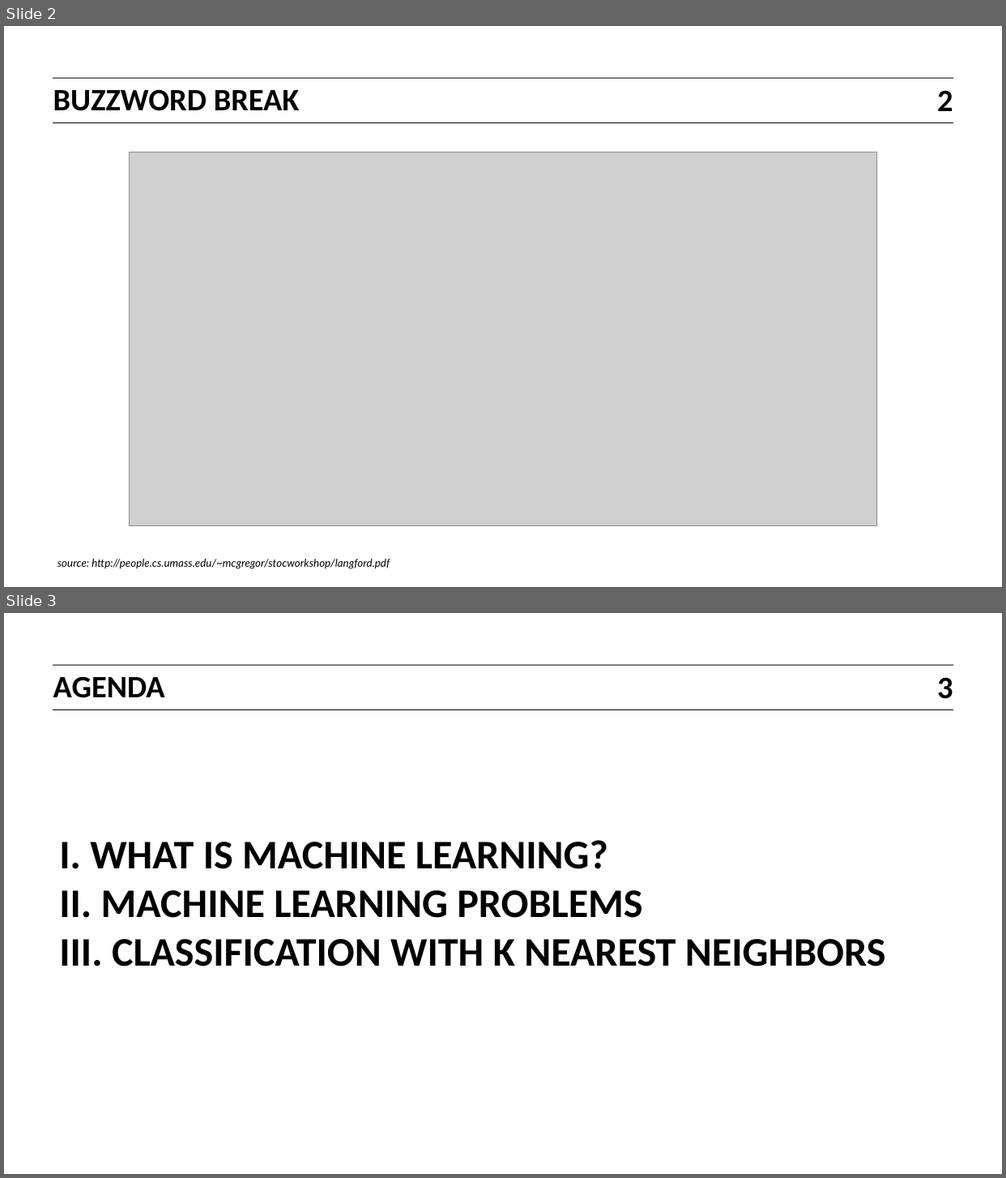
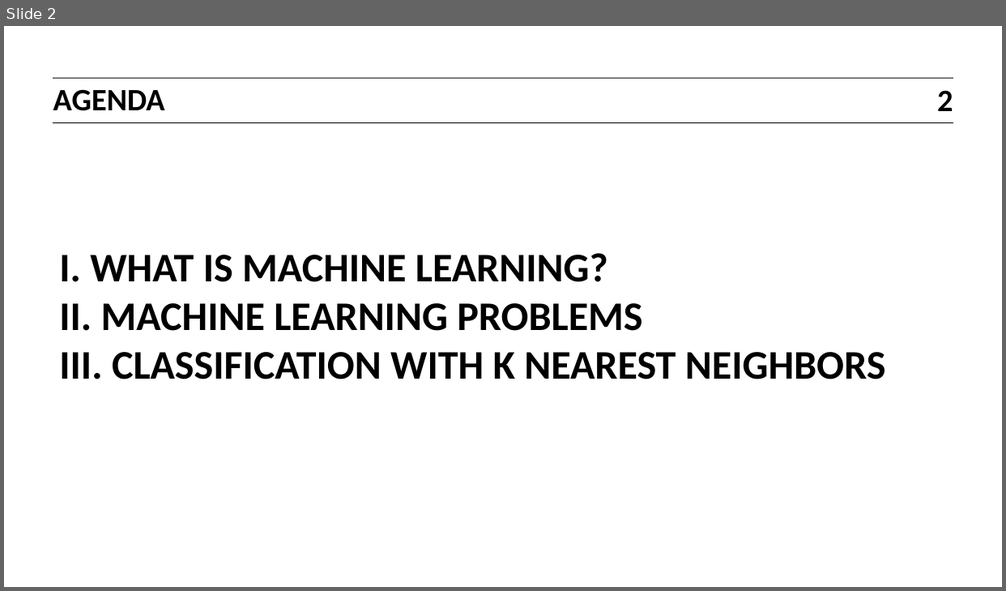
Before and after one commit to ajschumacher/gadsdc, a slide deck: 04-ML_KNN/slides.pptx. Shown one above the other, each under a label of ours: slides 2 and 3 before the commit, slide 2 after it. The pictures are 1006x1178 and 1006x591 pixels, drawn with LibreOffice and Linux fonts; fonts in the diff are those of the drawing; grey boxes stand for pictures. Boxes give left, top, right and bottom in pixels: in the first picture for what was removed or moved away, otherwise in the second. Text is boxed around its words. In the diff, an @@ line names an element or a change of style, - is before the commit and + after.

Commit message:
resolves #11 moving big data slide

```diff
--- a/04-ML_KNN/slides.pptx
+++ b/04-ML_KNN/slides.pptx
@@ slide 2 removed at (x1=4, y1=26, x2=1002, y2=587), background #FFFFFF; not listed: 2 template elements that a slide beside it also shows @@
@@ text removed at (x1=53, y1=89, x2=300, y2=111) @@
-BUZZWORD BREAK
@@ page number removed at (x1=937, y1=90, x2=953, y2=111) @@
-2
@@ picture removed at (x1=130, y1=152, x2=877, y2=525) @@
@@ text removed at (x1=57, y1=558, x2=390, y2=569) @@
-source: http://people.cs.umass.edu/~mcgregor/stocworkshop/langford.pdf
@@ what was slide 3 is now slide 2 @@
@@ page number at (x1=937, y1=90, x2=953, y2=111): text changed @@
-3
+2
```
Also in this commit, not shown: 2 other files.
